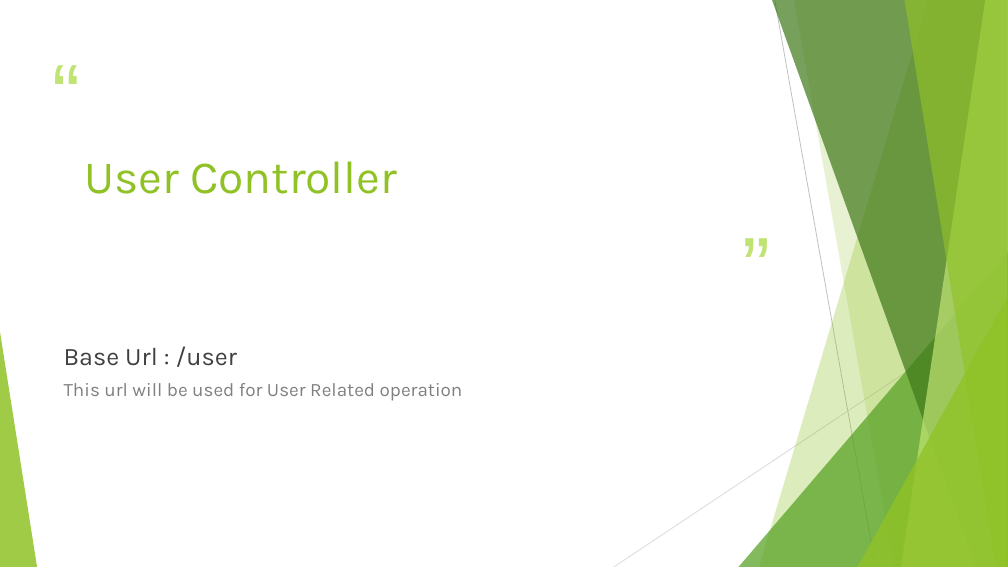
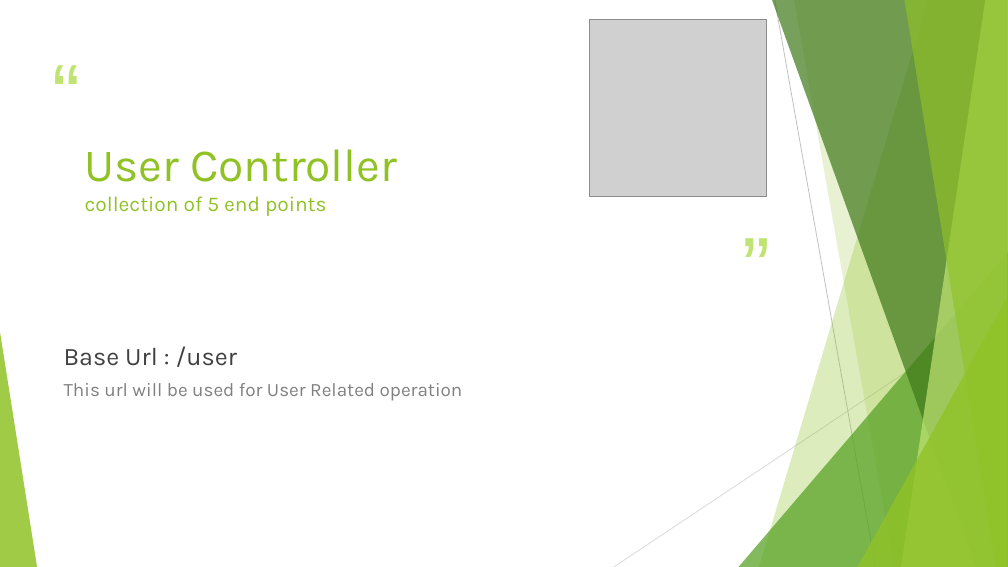
Before and after one commit to jidni911/sdcianSpring, a slide deck: slide 10 of Project SDC.pptx. Drawn at 1008x567 pixels with LibreOffice and Linux fonts; fonts in the diff are those of the drawing; grey boxes stand for pictures. Boxes give left, top, right and bottom in pixels: in the first picture for what was removed or moved away, otherwise in the second. Text is boxed around its words. In the diff, an @@ line names an element or a change of style, - is before the commit and + after.

Commit message:
pptx image added

```diff
--- a/Project SDC.pptx
+++ b/Project SDC.pptx
@@ picture added at (590,20,767,197) @@
@@ title at (85,149,397,216): text changed; size 44 to 20 pt @@
-User Controller
+User Controller
+collection of 5 end points
```
Also in this commit, not shown: 14 other slides changed.
